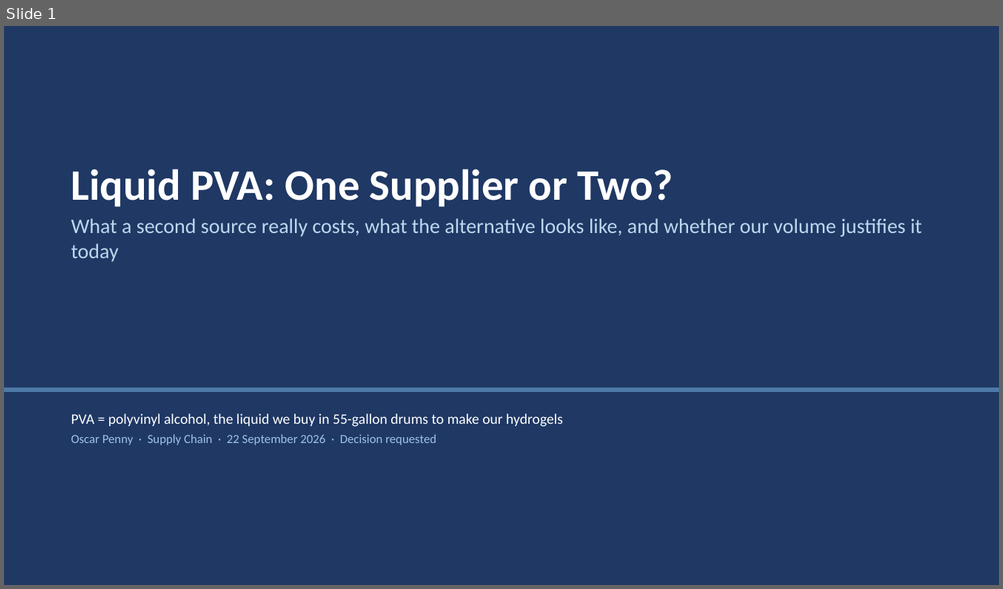
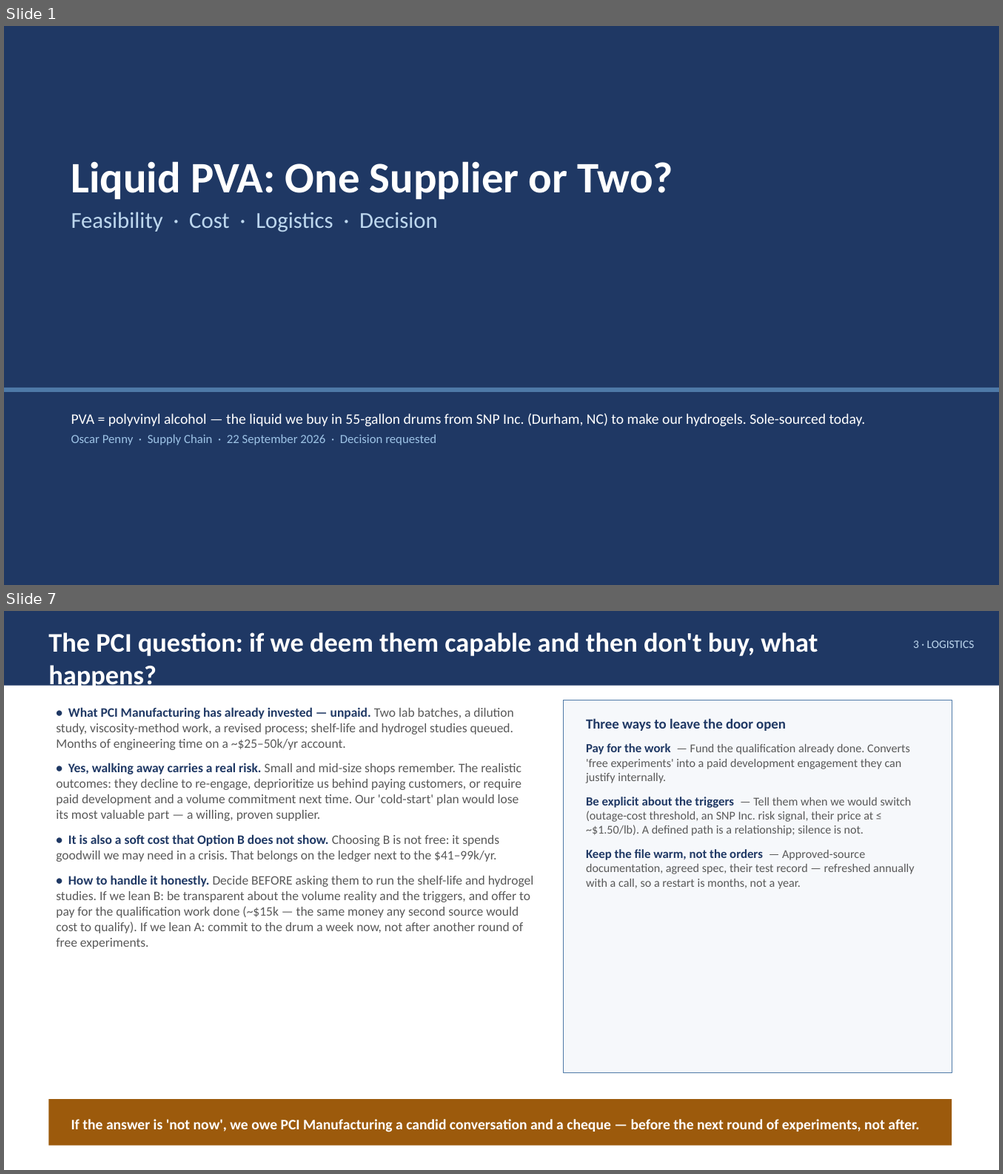
Before and after one commit to naviero1/Claude-Works, a slide deck: PVA second supplier initiative/PVA_Second_Supplier_Leadership_Deck.pptx. Shown one above the other, each under a label of ours: slide 1 before the commit, slides 1 and 7 after it; the slides between them are not shown. The pictures are 1003x589 and 1003x1174 pixels, drawn with LibreOffice and Linux fonts; fonts in the diff are those of the drawing. Boxes give left, top, right and bottom in pixels: in the first picture for what was removed or moved away, otherwise in the second. Text is boxed around its words. In the diff, an @@ line names an element or a change of style, - is before the commit and + after.

```diff
--- a/PVA second supplier initiative/PVA_Second_Supplier_Leadership_Deck.pptx
+++ b/PVA second supplier initiative/PVA_Second_Supplier_Leadership_Deck.pptx
@@ slide 7 added at (x1=4, y1=611, x2=999, y2=1170), background #FFFFFF @@
@@ rectangle added at (x1=4, y1=611, x2=999, y2=686), fill #1F3864 @@
@@ text added at (x1=48, y1=632, x2=817, y2=690), 26 pt, text #FFFFFF, bold @@
+The PCI question: if we deem them capable and then don't buy, what happens?
@@ text added at (x1=913, y1=641, x2=974, y2=648), 11 pt, text #BDD7EE @@
+3 · LOGISTICS
@@ text added at (x1=56, y1=707, x2=534, y2=949), 12.5 pt, text #595959 @@
+• What PCI Manufacturing has already invested — unpaid. Two lab batches, a dilution study, viscosity-method work, a revised process; shelf-life and hydrogel studies queued. Months of engineering time on a ~$25–50k/yr account.
+• Yes, walking away carries a real risk. Small and mid-size shops remember. The realistic outcomes: they decline to re-engage, deprioritize us behind paying customers, or require paid development and a volume commitment next time. Our 'cold-start' plan would lose its most valuable part — a willing, proven supplier.
+• It is also a soft cost that Option B does not show. Choosing B is not free: it spends goodwill we may need in a crisis. That belongs on the ledger next to the $41–99k/yr.
+• How to handle it honestly. Decide BEFORE asking them to run the shelf-life and hydrogel studies. If we lean B: be transparent about the volume reality and the triggers, and offer to pay for the qualification work done (~$15k — the same money any second source would cost to qualify). If we lean A: commit to the drum a week now, not after another round of free experiments.
@@ rectangle added at (x1=563, y1=701, x2=951, y2=1073), fill #F6F8FB, outline #4E79A7 0.75 pt @@
@@ text added at (x1=586, y1=718, x2=914, y2=889), 11.5 pt, text #595959 @@
+Three ways to leave the door open
+Pay for the work — Fund the qualification already done. Converts 'free experiments' into a paid development engagement they can justify internally.
+Be explicit about the triggers — Tell them when we would switch (outage-cost threshold, an SNP Inc. risk signal, their price at ≤ ~$1.50/lb). A defined path is a relationship; silence is not.
+Keep the file warm, not the orders — Approved-source documentation, agreed spec, their test record — refreshed annually with a call, so a restart is months, not a year.
@@ rectangle added at (x1=48, y1=1099, x2=951, y2=1146), fill #9C5A0C @@
@@ text added at (x1=71, y1=1119, x2=919, y2=1133), 14 pt, text #FFFFFF, bold @@
+If the answer is 'not now', we owe PCI Manufacturing a candid conversation and a cheque — before the next round of experiments, not after.
@@ slide 1 changed as well @@
@@ text "Liquid PVA: One Supplier or ..." moved from (x1=71, y1=169, x2=922, y2=262) to (x1=71, y1=161, x2=674, y2=232) @@
@@ text at (x1=71, y1=212, x2=438, y2=232): text changed; size 20 to 22 pt @@
-What a second source really costs, what the alternative looks like, and whether our volume justifies it today
+Feasibility · Cost · Logistics · Decision
@@ text at (x1=71, y1=414, x2=865, y2=427): text changed @@
-PVA = polyvinyl alcohol, the liquid we buy in 55-gallon drums to make our hydrogels
+PVA = polyvinyl alcohol — the liquid we buy in 55-gallon drums from SNP Inc. (Durham, NC) to make our hydrogels. Sole-sourced today.
```
Also in this commit, not shown: 1 other slide changed, 6 other slides added, 13 slides removed, 6 other files.
